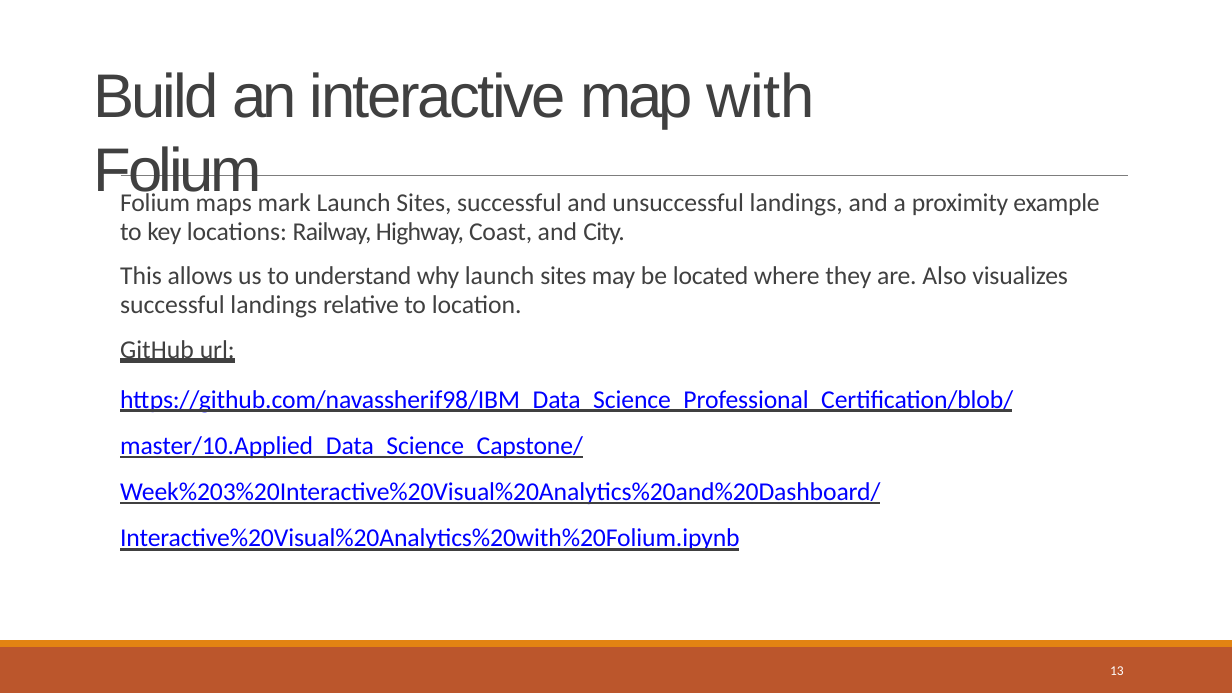
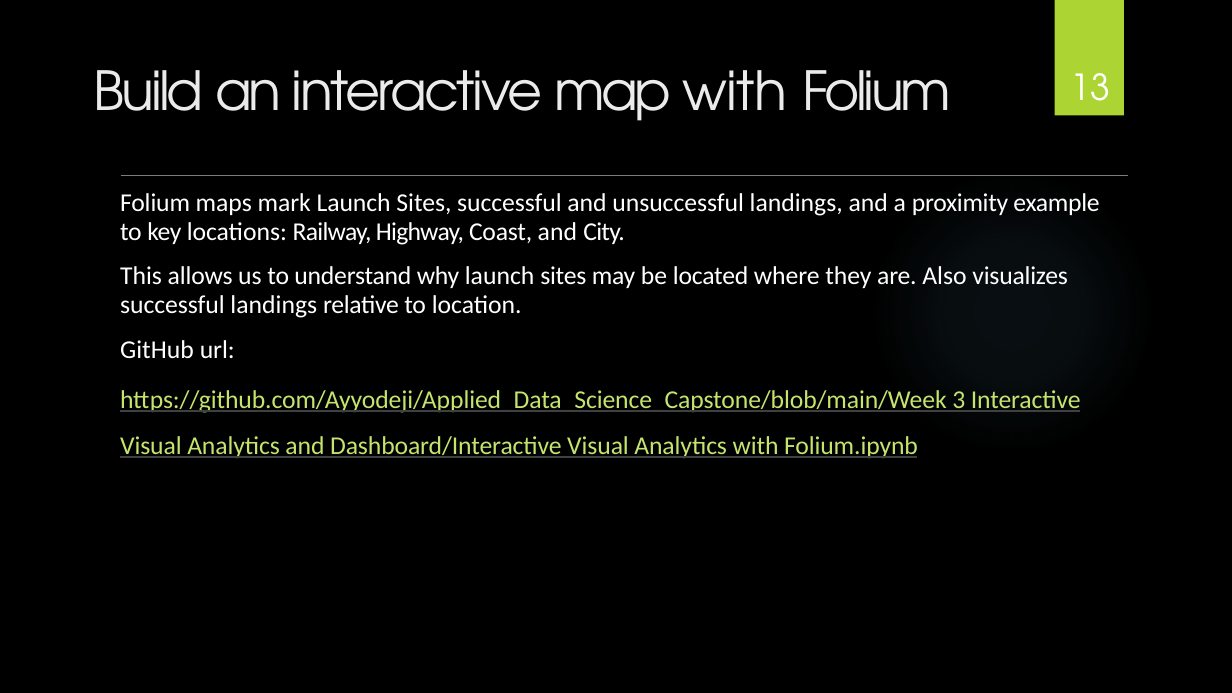
Before and after one commit to Ayyodeji/Applied_Data_Science_Capstone, a slide deck: slide 13 of Week 5 Present Your Data-Driven Insights/Data Science Journey.pptx. Drawn at 1232x693 pixels with LibreOffice and Linux fonts; fonts in the diff are those of the drawing; background and template pictures are left out. Boxes give left, top, right and bottom in pixels: in the first picture for what was removed or moved away, otherwise in the second. Text is boxed around its words. In the diff, an @@ line names an element or a change of style, - is before the commit and + after.

Commit message:
Presentation

```diff
--- a/Week 5 Present Your Data-Driven Insights/Data Science Journey.pptx
+++ b/Week 5 Present Your Data-Driven Insights/Data Science Journey.pptx
@@ background #FFFFFF to picture (left out) @@
@@ rectangle added at (x1=1055, y1=0, x2=1124, y2=116), fill #ACD433 @@
@@ title "Build an interactive map with ..." at (x1=94, y1=70, x2=951, y2=121): size 48 to 42 pt, font Arial to TeX Gyre Adventor, text colour #404040 to #EBEBEB @@
@@ page number moved from (x1=1110, y1=666, x2=1124, y2=675) to (x1=1070, y1=73, x2=1110, y2=117) @@
@@ page number at (x1=1070, y1=73, x2=1110, y2=117): size 10.5 to 28 pt, font Calibri to TeX Gyre Adventor; alignment left to centre; vertical alignment top to bottom @@
@@ ellipse added at (x1=870, y1=169, x2=1154, y2=454), fill gradient #7AC4F0 @@
@@ text at (x1=120, y1=193, x2=1099, y2=359): text colour #404040 to #FFFFFF in "Folium maps mark Launch Sites, successful and ...", "This allows us to understand why launch ...", "GitHub url:"; underline off in "GitHub url:" @@
@@ text at (x1=120, y1=390, x2=1081, y2=458): text changed; text colour #0000FF to #C4E46E @@
-https://github.com/navassherif98/IBM_Data_Science_Professional_Certification/blob/master/10.Applied_Data_Science_Capstone/Week%203%20Interactive%20Visual%20Analytics%20and%20Dashboard/Interactive%20Visual%20Analytics%20with%20Folium.ipynb
+https://github.com/Ayyodeji/Applied_Data_Science_Capstone/blob/main/Week 3 Interactive Visual Analytics and Dashboard/Interactive Visual Analytics with Folium.ipynb
@@ freeform shape removed at (x1=0, y1=647, x2=1232, y2=693) @@
@@ freeform shape removed at (x1=0, y1=640, x2=1232, y2=647) @@
```
Also in this commit, not shown: 45 other slides changed, 1 slide removed, 1 other file.
